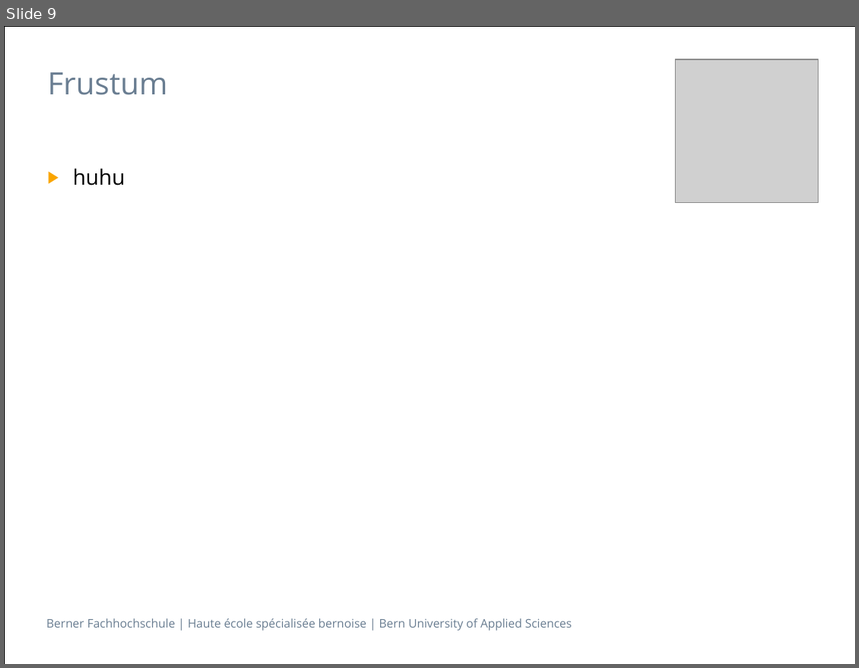
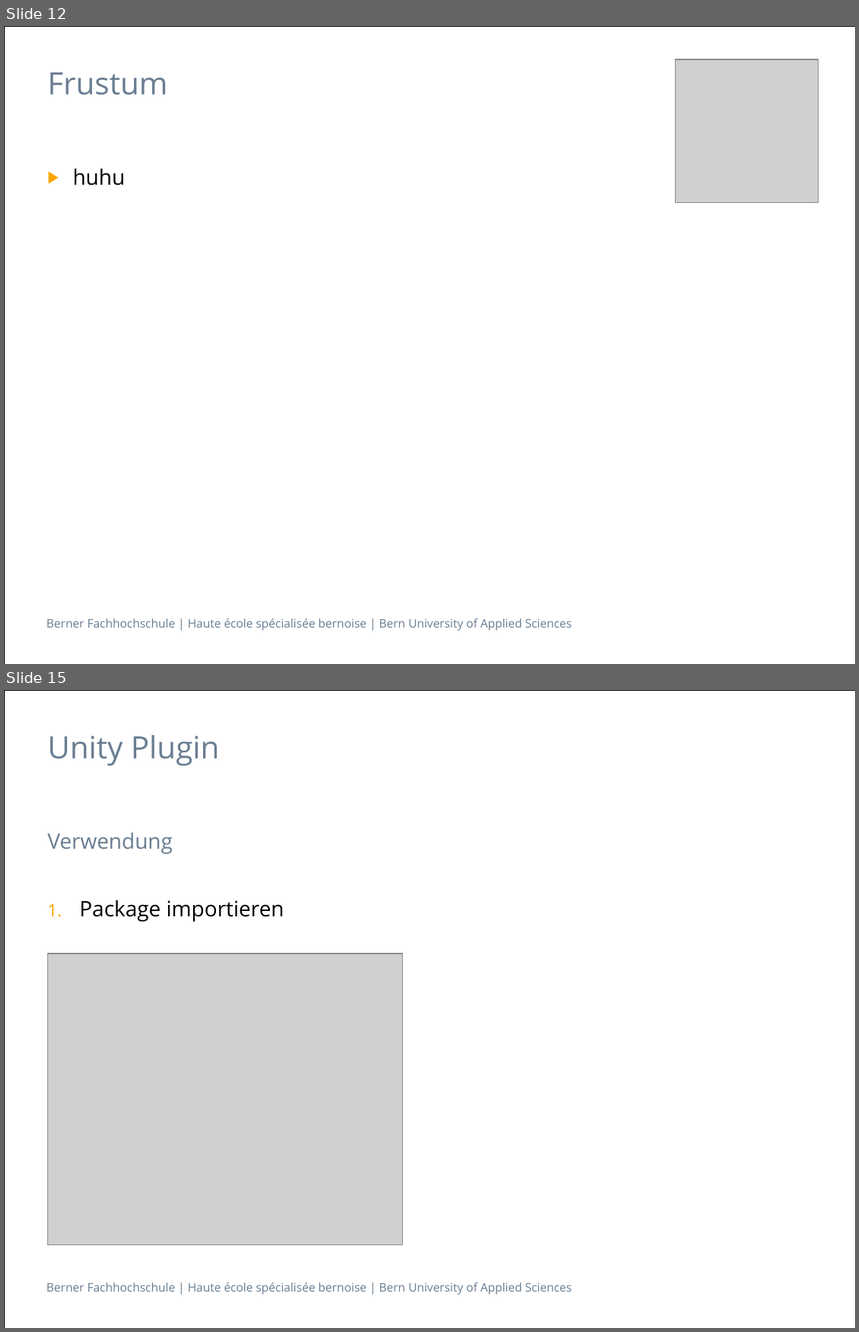
Before and after one commit to cpvrlab/UnityCavePlugin, a slide deck: docs/Presentation/Presentation_part_julien.pptx. Shown one above the other, each under a label of ours: slide 9 before the commit, slides 12 and 15 after it; the slides between them are not shown. The pictures are 859x668 and 859x1332 pixels, drawn with LibreOffice and Linux fonts; fonts in the diff are those of the drawing; grey boxes stand for pictures. Boxes give left, top, right and bottom in pixels: in the first picture for what was removed or moved away, otherwise in the second. Text is boxed around its words. In the diff, an @@ line names an element or a change of style, - is before the commit and + after.

```diff
--- a/docs/Presentation/Presentation_part_julien.pptx
+++ b/docs/Presentation/Presentation_part_julien.pptx
@@ slide 15 added at (x1=4, y1=690, x2=855, y2=1328), background #FFFFFF; not listed: 2 template elements that a slide beside it also shows @@
@@ title added at (x1=47, y1=735, x2=219, y2=766), 26 pt, text #697D91 @@
+Unity Plugin
@@ text added at (x1=47, y1=832, x2=173, y2=854), 18 pt, text #697D91 @@
+Verwendung
@@ text added at (x1=79, y1=900, x2=284, y2=922), 18 pt, text #000000 @@
+1. Package importieren
@@ picture added at (x1=47, y1=954, x2=402, y2=1245) @@
@@ what was slide 9 is now slide 12 @@
```
Also in this commit, not shown: 4 slides changed, 23 other slides added, 1 slide removed, 19 other files.
